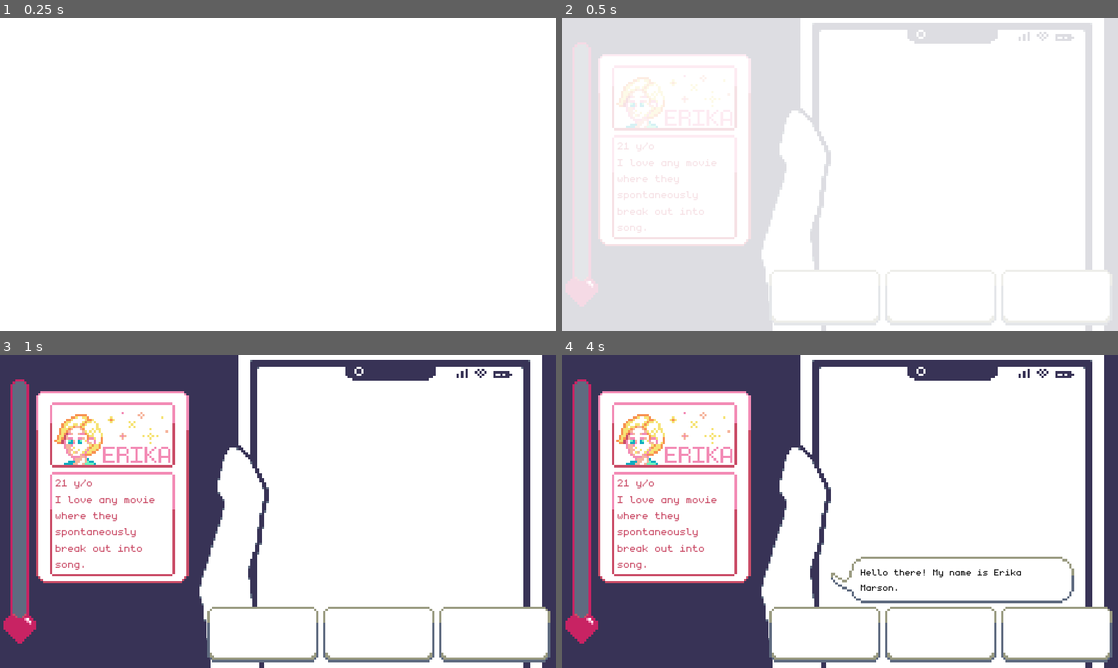
Above: before the commit, frames 1-4 (two rows, left to right).
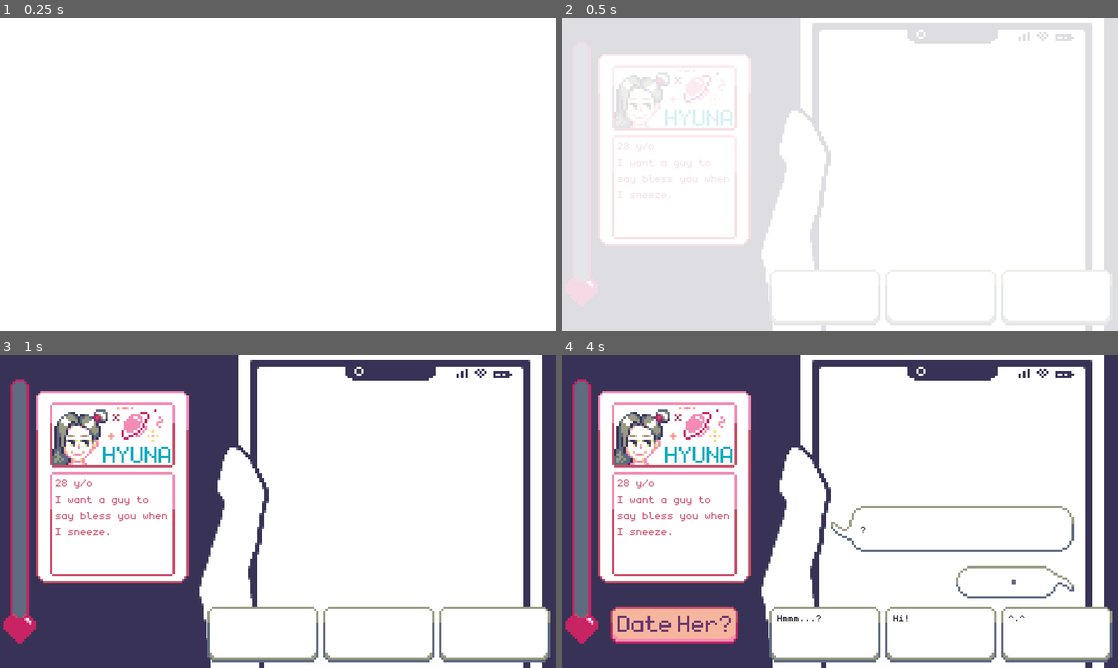
Above: after the commit, the same moments.

Repository: MaiGamesDev/PixelMate
Game: Godot game, scene res://Source/Chat/ChatRoom.tscn
The game is run twice, just before and just after one commit, with the same random seed, the same clock (stepped at 60 frames per second) and the same inputs. This scene is started directly instead of the project's main scene.
Inputs (mouse positions are in pixels of both pictures, inside the frame that each line leads up to):
- Up to frame 1 (0.25 s): no input
- Up to frame 2 (0.5 s): no input
- Up to frame 3 (1 s): tap Enter at 0.5 s; move the mouse to (400, 495) at 0.52 s; click (400, 495) at 0.67 s
- Up to frame 4 (4 s): tap Space at 1.25, 3.5 s; move the mouse to (728, 527) at 1.27 s; click (728, 527) at 1.42 s; move the mouse to (895, 442) at 2.02 s; click (895, 442) at 2.17 s; tap Enter at 2.75 s; move the mouse to (812, 574) at 2.77 s; click (812, 574) at 2.92 s; move the mouse to (1006, 558) at 3.52 s; click (1006, 558) at 3.67 s

Frame 1 is identical in both runs. In frame 2, 1.1% of the frame differs, in the area x 9-31%, y 17-69%; in frame 3, 2.5%; in frame 4, 7.3%, in the area x 8-93%, y 16-93%.

Commit message:
finish hyuna dialogue

Diff:
--- a/PM/Resource/Dialogues/erika_2.json
+++ b/PM/Resource/Dialogues/erika_2.json
@@ -5,7 +5,11 @@
 	"events": [
 		{
 			"character": "Erika",
-			"text": "Anyway, have you ever really hated your parents?\nLike, you don't want to see them ever again."
+			"text": "Anyways, have you ever really hated your parents?"
+		},
+		{
+			"character": "Erika",
+			"text": "Like, you don't want to see them ever again."
 		},
 		{
 			"character": "Player",
--- a/PM/Resource/Dialogues/erika_3.json
+++ b/PM/Resource/Dialogues/erika_3.json
@@ -5,7 +5,15 @@
 	"events": [
 		{
 			"character": "Erika",
-			"text": "My parents are really strict. The most terrifying thing is them trying to marry me with a stranger. They just said that he's the vice president of a famous  major company."
+			"text": "My parents are really strict."
+		},
+		{
+			"character": "Erika",
+			"text": "The most terrifying thing is them trying to marry me with a stranger."
+		},
+		{
+			"character": "Erika",
+			"text": "They just said that he's the vice president of a famous  major company."
 		},
 		{
 			"character": "Player",
@@ -29,7 +37,11 @@
 		},
 		{
 			"character": "Erika",
-			"text": "Uhhh, I don't really know him."
+			"text": "Uhhh"
+		},
+		{
+			"character": "Erika",
+			"text": "I don't really know him."
 		},
 		{
 			"character": "Erika",
@@ -37,7 +49,11 @@
 		},
 		{
 			"character": "Erika",
-			"text": "That's why I installed this app! To find a nice man, also someone my parents will like... I hope so. By the way, why did you install this app?"
+			"text": "That's why I installed this app! To find a nice man, also someone my parents will like... I hope so."
+		},
+		{
+			"character": "Erika",
+			"text": "By the way, why did you install this app?"
 		},
 		{
 			"character": "Player",
--- a/PM/Resource/Dialogues/erika_4.json
+++ b/PM/Resource/Dialogues/erika_4.json
@@ -5,7 +5,11 @@
 	"events": [
 		{
 			"character": "Erika",
-			"text": "That's why I installed this app! To find a nice man, also someone my parents will like... I hope so. By the way, why did you install this app?"
+			"text": "That's why I installed this app! To find a nice man, also someone my parents will like... I hope so."
+		},
+		{
+			"character": "Erika",
+			"text": "By the way, why did you install this app?"
 		},
 		{
 			"character": "Player",
--- a/PM/Resource/Dialogues/erika_4_1.json
+++ b/PM/Resource/Dialogues/erika_4_1.json
@@ -9,7 +9,11 @@
 		},
 		{
 			"character": "Erika",
-			"text": "It was nice talking with you! Do you have anything more to say to me?"
+			"text": "It was nice talking with you!"
+		},
+		{
+			"character": "Erika",
+			"text": "Do you have anything more to say to me?"
 		},
 		{
 			"character": "End"
--- a/PM/Resource/Dialogues/erika_4_2.json
+++ b/PM/Resource/Dialogues/erika_4_2.json
@@ -9,7 +9,11 @@
 		},
 		{
 			"character": "Erika",
-			"text": "It was nice talking with you! Do you have anything more to say to me?"
+			"text": "It was nice talking with you!"
+		},
+		{
+			"character": "Erika",
+			"text": "Do you have anything more to say to me?"
 		},
 		{
 			"character": "End"
--- a/PM/Resource/Dialogues/erika_start.json
+++ b/PM/Resource/Dialogues/erika_start.json
@@ -5,7 +5,11 @@
 	"events": [
 		{
 			"character": "Erika",
-			"text": "Hello there! My name is Erika Marson."
+			"text": "Hello there!"
+		},
+		{
+			"character": "Erika",
+			"text": "My name is Erika Marson, and I am 21 years-old!"
 		},
 		{
 			"character": "Player",
@@ -53,11 +57,19 @@
 		},
 		{
 			"character": "Erika",
-			"text": "Oh… sorry about that.. please forgive me. ;-;"
+			"text": "Oh... sorry about that.."
 		},
 		{
 			"character": "Erika",
-			"text": "Anyway, have you ever really hated your parents?\nLike, you don't want to see them ever again."
+			"text": "Please forgive me. ;-;"
+		},
+		{
+			"character": "Erika",
+			"text": "Anyways, have you ever really hated your parents?"
+		},
+		{
+			"character": "Erika",
+			"text": "Like, you don't want to see them ever again."
 		},
 		{
 			"character": "Player",
--- /dev/null
+++ b/PM/Resource/Dialogues/hyuna_11.json
@@ -0,0 +1,67 @@
+{
+	"metadata": {
+		"name": "hyuna_11"
+	},
+	"events": [
+		{
+			"character": "Hyuna",
+			"text": "I'm a Scorpio!"
+		},
+		{
+			"character": "Hyuna",
+			"text": "Do you know Scorpio's date?"
+		},
+		{
+			"character": "Player",
+			"choices": [
+				{
+					"text": "November 22 to December 21",
+					"next": "pass",
+					"affection": 0
+				},
+				{
+					"text": "October 24 to November 21",
+					"next": "hyuna_12",
+					"affection": 10
+				},
+				{
+					"text": "June 22 to July 22",
+					"next": "pass",
+					"affection": 0
+				}
+			]
+		},
+		{
+			"character": "Hyuna",
+			"text": "Not quite right! But it's okay!"
+		},
+		{
+			"character": "Hyuna",
+			"text": "Ok... a harder question!"
+		},
+		{
+			"character": "Hyuna",
+			"text": "Can you name a sign that belongs to the Air element?"
+		},
+		{
+			"character": "Player",
+			"choices": [
+				{
+					"text": "Libra",
+					"next": "hyuna_15",
+					"affection": 10
+				},
+				{
+					"text": "Scorpio",
+					"next": "hyuna_16",
+					"affection": 0
+				},
+				{
+					"text": "Virgo",
+					"next": "hyuna_16",
+					"affection": 0
+				}
+			]
+		}
+	]
+}
--- /dev/null
+++ b/PM/Resource/Dialogues/hyuna_12.json
@@ -0,0 +1,39 @@
+{
+	"metadata": {
+		"name": "hyuna_12"
+	},
+	"events": [
+		{
+			"character": "Hyuna",
+			"text": "Very nice! You pass the easy question!"
+		},
+		{
+			"character": "Hyuna",
+			"text": "Ok... a harder question!"
+		},
+		{
+			"character": "Hyuna",
+			"text": "Can you name a sign that belongs to the Air element?"
+		},
+		{
+			"character": "Player",
+			"choices": [
+				{
+					"text": "Libra",
+					"next": "hyuna_15",
+					"affection": 10
+				},
+				{
+					"text": "Scorpio",
+					"next": "hyuna_16",
+					"affection": 0
+				},
+				{
+					"text": "Virgo",
+					"next": "hyuna_16",
+					"affection": 0
+				}
+			]
+		}
+	]
+}
--- /dev/null
+++ b/PM/Resource/Dialogues/hyuna_15.json
@@ -0,0 +1,39 @@
+{
+	"metadata": {
+		"name": "hyuna_15"
+	},
+	"events": [
+		{
+			"character": "Hyuna",
+			"text": "I knew it! You're very knowledgeable!"
+		},
+		{
+			"character": "Hyuna",
+			"text": "Ok! Last one!"
+		},
+		{
+			"character": "Hyuna",
+			"text": "What is your zodiac sign?"
+		},
+		{
+			"character": "Player",
+			"choices": [
+				{
+					"text": "Pisces",
+					"next": "hyuna_18",
+					"affection": 10
+				},
+				{
+					"text": "Libra",
+					"next": "hyuna_19",
+					"affection": 0
+				},
+				{
+					"text": "Taurus",
+					"next": "hyuna_18",
+					"affection": 16
+				}
+			]
+		}
+	]
+}
--- /dev/null
+++ b/PM/Resource/Dialogues/hyuna_16.json
@@ -0,0 +1,39 @@
+{
+	"metadata": {
+		"name": "hyuna_16"
+	},
+	"events": [
+		{
+			"character": "Hyuna",
+			"text": "Wrong! But no problem, that one is hard"
+		},
+		{
+			"character": "Hyuna",
+			"text": "Ok! Last one!"
+		},
+		{
+			"character": "Hyuna",
+			"text": "What is your zodiac sign?"
+		},
+		{
+			"character": "Player",
+			"choices": [
+				{
+					"text": "Pisces",
+					"next": "hyuna_18",
+					"affection": 10
+				},
+				{
+					"text": "Libra",
+					"next": "hyuna_19",
+					"affection": 0
+				},
+				{
+					"text": "Taurus",
+					"next": "hyuna_18",
+					"affection": 16
+				}
+			]
+		}
+	]
+}
--- /dev/null
+++ b/PM/Resource/Dialogues/hyuna_18.json
@@ -0,0 +1,17 @@
+{
+	"metadata": {
+		"name": "hyuna_18"
+	},
+	"events": [
+		{
+			"character": "Hyuna",
+			"text": "I knew it! You're compatible with me"
+		},{
+			"character": "Hyuna",
+			"text": "?! I meant our zodiac sign!"
+		},
+		{
+			"character": "End"
+		}
+	]
+}
--- /dev/null
+++ b/PM/Resource/Dialogues/hyuna_19.json
@@ -0,0 +1,14 @@
+{
+	"metadata": {
+		"name": "hyuna_19"
+	},
+	"events": [
+		{
+			"character": "Hyuna",
+			"text": "Haha! You're a weird guy!"
+		},
+		{
+			"character": "End"
+		}
+	]
+}
--- /dev/null
+++ b/PM/Resource/Dialogues/hyuna_4.json
@@ -0,0 +1,55 @@
+{
+	"metadata": {
+		"name": "hyuna_4"
+	},
+	"events": [
+		{
+			"character": "Hyuna",
+			"text": "How are you staying busy during these times?"
+		},
+		{
+			"character": "Player",
+			"choices": [
+				{
+					"text": "I'm picking up all sorts of weird hobbies",
+					"next": "pass",
+					"affection": 5
+				},
+				{
+					"text": "I mainly help my parents. What about you?",
+					"next": "hyuna_8",
+					"affection": 0
+				},
+				{
+					"text": "(-.-) zzz",
+					"next": "hyuna_8",
+					"affection": -5
+				}
+			]
+		},
+		{
+			"character": "Hyuna",
+			"text": "Haha... Weird Hobbies? I guess I did too."
+		},
+		{
+			"character": "Player",
+			"choices": [
+				{
+					"text": "Yes I learnt gardening during these times",
+					"next": "hyuna_8",
+					"affection": 5
+				},
+				{
+					"text": "Yes I played too much video games",
+					"next": "hyuna_8",
+					"affection": -5
+				},
+				{
+					"text": "Yes I read a lot of books about Astrophysics",
+					"next": "hyuna_8",
+					"affection": 10
+				}
+			]
+		}
+	]
+}
--- /dev/null
+++ b/PM/Resource/Dialogues/hyuna_8.json
@@ -0,0 +1,63 @@
+{
+	"metadata": {
+		"name": "hyuna_8"
+	},
+	"events": [
+		{
+			"character": "Hyuna",
+			"text": "Anyway, do you believe in horoscopes?"
+		},
+		{
+			"character": "Player",
+			"choices": [
+				{
+					"text": "Yes!",
+					"next": "pass",
+					"affection": 10
+				},
+				{
+					"text": "No!",
+					"next": "hyuna_9",
+					"affection": 5
+				},
+				{
+					"text": "Err... kind of I guess?",
+					"next": "hyuna_9",
+					"affection": -5
+				}
+			]
+		},
+		{
+			"character": "Hyuna",
+			"text": "Great! I knew it"
+		},
+		{
+			"character": "Hyuna",
+			"text": "You're someone who I can talk to!"
+		},
+		{
+			"character": "Hyuna",
+			"text": "Let me quiz you about horoscopes then!"
+		},
+		{
+			"character": "Player",
+			"choices": [
+				{
+					"text": "Of course!",
+					"next": "hyuna_11",
+					"affection": 5
+				},
+				{
+					"text": "I would love to know more about you!",
+					"next": "hyuna_11",
+					"affection": 0
+				},
+				{
+					"text": "\\(^o^)/",
+					"next": "hyuna_11",
+					"affection": 10
+				}
+			]
+		}
+	]
+}
--- /dev/null
+++ b/PM/Resource/Dialogues/hyuna_9.json
@@ -0,0 +1,43 @@
+{
+	"metadata": {
+		"name": "hyuna_9"
+	},
+	"events": [
+		{
+			"character": "Hyuna",
+			"text": "Haha I do love Horoscopes..."
+		},
+		{
+			"character": "Hyuna",
+			"text": "I know it's superficial"
+		},
+		{
+			"character": "Hyuna",
+			"text": "But it sometimes gives great advice!"
+		},
+		{
+			"character": "Hyuna",
+			"text": "Let me teach you a bit about it!"
+		},
+		{
+			"character": "Player",
+			"choices": [
+				{
+					"text": "Of course! I'd love to hear about it",
+					"next": "hyuna_11",
+					"affection": 5
+				},
+				{
+					"text": "Ok",
+					"next": "hyuna_11",
+					"affection": -5
+				},
+				{
+					"text": "\\(^o^)/",
+					"next": "hyuna_11",
+					"affection": 10
+				}
+			]
+		}
+	]
+}
--- a/PM/Resource/Dialogues/hyuna_start.json
+++ b/PM/Resource/Dialogues/hyuna_start.json
@@ -1,11 +1,139 @@
 {
 	"metadata": {
-		"name": "hyuna"
+		"name": "hyuna_start"
 	},
 	"events": [
 		{
 			"character": "Hyuna",
-			"text": "Hyuna"
+			"text": "?"
+		},
+		{
+			"character": "Player",
+			"choices": [
+				{
+					"text": "Hmmm...?",
+					"next": "pass",
+					"affection": 5
+				},
+				{
+					"text": "Hi!",
+					"next": "pass",
+					"affection": 0
+				},
+				{
+					"text": "^.^",
+					"next": "pass",
+					"affection": 5
+				}
+			]
+		},
+		{
+			"character": "Hyuna",
+			"text": "Hi?..."
+		},
+		{
+			"character": "Player",
+			"choices": [
+				{
+					"text": "Hi!",
+					"next": "pass",
+					"affection": 0
+				},
+				{
+					"text": "I'm just a stranger. What about you?",
+					"next": "pass",
+					"affection": 0
+				},
+				{
+					"text": "(- o -)/",
+					"next": "pass",
+					"affection": 5
+				}
+			]
+		},
+		{
+			"character": "Hyuna",
+			"text": "I guess you already know my name..."
+		},
+		{
+			"character": "Hyuna",
+			"text": "I never remember I have this App."
+		},
+		{
+			"character": "Player",
+			"choices": [
+				{
+					"text": "Me too!",
+					"next": "hyuna_4",
+					"affection": 5
+				},
+				{
+					"text": "You must be forgetful!",
+					"next": "pass",
+					"affection": -5
+				},
+				{
+					"text": "Did you remember something strange that happened?",
+					"next": "pass",
+					"affection": 10
+				}
+			]
+		},
+		{
+			"character": "Hyuna",
+			"text": "I remember my phone made this strange sound."
+		},
+		{
+			"character": "Hyuna",
+			"text": "Did an alien contact me (O.O)?"
+		},
+		{
+			"character": "Player",
+			"choices": [
+				{
+					"text": "Maybe...",
+					"next": "pass",
+					"affection": 0
+				},
+				{
+					"text": "Alien ?!!",
+					"next": "pass",
+					"affection": 5
+				},
+				{
+					"text": "Me too! A loud sound just appears out of nowhere",
+					"next": "hyuna_4",
+					"affection": 5
+				}
+			]
+		},
+		{
+			"character": "Hyuna",
+			"text": "Hehe.. I'm just joking!"
+		},
+		{
+			"character": "Hyuna",
+			"text": "Or... is it you that hacked my phone?! (O.O)"
+		},
+		{
+			"character": "Player",
+			"choices": [
+				{
+					"text": "Haha... I'd like to if I can",
+					"next": "hyuna_8",
+					"affection": 5
+				},
+				{
+					"text": "No! Of course not!",
+					"next": "hyuna_8",
+					"affection": -10
+				},
+				{
+					"text": "Haha... how did you know!",
+					"next": "hyuna_8",
+					"affection": 5
+				}
+			]
 		}
 	]
 }
--- a/PM/Resource/Dialogues/minnie_start.json
+++ b/PM/Resource/Dialogues/minnie_start.json
@@ -5,7 +5,11 @@
 	"events": [
 		{
 			"character": "Minnie",
-			"text": "Sigh... have you got any idea what this Application is?\nSuddenly my phone just installed this strange app."
+			"text": "Sigh... have you got any idea what this Application is?"
+		},
+		{
+			"character": "Minnie",
+			"text": "Suddenly my phone just installed this strange app."
 		},
 		{
 			"character": "Player",
--- a/PM/Source/Battle/BattleScene.tscn
+++ b/PM/Source/Battle/BattleScene.tscn
@@ -291,6 +291,7 @@
 
 [node name="BattleScene" type="Node"]
 script = ExtResource( 15 )
+girl_base_damage = 20
 flirt_texts = [ "You try to Flirt. You tell her, \"I hope you know CPR, because you just took my breath away!\"", "You  …(344 unchanged characters)…
 listen_texts = [ "You offer your ear for her." ]
 humour_texts = [ "You make a joke. You tell her, \"If you were a vegetable, you’d be a 'cute-cumber.'\"", "You make a j …(1155 unchanged characters)…
--- a/PM/Source/Chat/ChatSystem.gd
+++ b/PM/Source/Chat/ChatSystem.gd
@@ -75,8 +75,7 @@
 			current_dialogue = dialogues["events"][current_index]["text"]
 
 			if skip_line == 0:
-				timer.start(current_dialogue.length() * 0.05)
-				yield(timer, "timeout")
+				yield(wait(current_dialogue.length() * 0.05), "completed")
 
 			chat_object.update_text(current_dialogue, skip_line)
 
@@ -142,6 +141,13 @@
 func next_scene():
 	get_tree().change_scene(next_scene_path)
 
+func wait(time):
+	if time < 1:
+		time = 1
+
+	timer.start(time)
+	yield(timer, "timeout")
+
 func _on_DateButton_pressed() -> void:
 	disable_buttons()
 
@@ -155,34 +161,34 @@
 	timer.start(1)
 	yield(timer, "timeout")
 
-	var chat_object = chat_scene.instance()
-	chat_object.init(girl_portrait)
-	chat_area.add_child(chat_object)
-	update_scroll()
-
 	var dating
+	var index = 0
 	if current_affection < GameManager.get_girl_affection():
 		dating = false
-		current_dialogue = GameManager.get_girl_fail()
+		current_dialogue = GameManager.get_girl_fail(index)
 	else:
 		dating = true
-		current_dialogue = GameManager.get_girl_success()
-
-	timer.start(current_dialogue.length() * 0.05)
-	yield(timer, "timeout")
-
-	skip_line = 0
-	chat_object.update_text(current_dialogue, skip_line)
-
-	while not chat_object.is_shown_all():
-		skip_line += chat_object.get_max_line()
-
-		chat_object = chat_scene.instance()
+		current_dialogue = GameManager.get_girl_success(index)
+
+	var dialogue = current_dialogue
+	while not dialogue == "":
+		current_dialogue = dialogue
+
+		var chat_object = chat_scene.instance()
 		chat_object.init(girl_portrait)
 		chat_area.add_child(chat_object)
 		update_scroll()
 
-		chat_object.update_text(current_dialogue, skip_line)
+		timer.start(current_dialogue.length() * 0.08)
+		yield(timer, "timeout")
+
+		chat_object.update_text(current_dialogue)
+
+		index += 1
+		if dating:
+			dialogue = GameManager.get_girl_success(index)
+		else:
+			dialogue = GameManager.get_girl_fail(index)
 
 	timer.start(current_dialogue.length() * 0.08)
 	yield(timer, "timeout")
--- a/PM/Source/Main/GameManager.gd
+++ b/PM/Source/Main/GameManager.gd
@@ -25,7 +25,7 @@
 export(String, MULTILINE) var listen_text
 export(String, MULTILINE) var ignore_text
 
-var selected_girl = GIRL.ERIKA
+var selected_girl = GIRL.HYUNA
 var rng = RandomNumberGenerator.new()
 
 var girls
@@ -70,11 +70,15 @@
 func get_girl_description() -> int:
 	return get_description(selected_girl)
 
-func get_girl_success() -> String:
-	return girls[selected_girl].date_success
+func get_girl_success(index) -> String:
+	if index < girls[selected_girl].date_success.size():
+		return girls[selected_girl].date_success[index]
+	return ""
 
-func get_girl_fail() -> String:
-	return girls[selected_girl].date_fail
+func get_girl_fail(index) -> String:
+	if index < girls[selected_girl].date_fail.size():
+		return girls[selected_girl].date_fail[index]
+	return ""
 
 func get_girl_affection() -> int:
 	return girls[selected_girl].affection_threshold
--- a/PM/Source/Main/GameManager.tscn
+++ b/PM/Source/Main/GameManager.tscn
@@ -28,8 +28,8 @@
 portrait_texture = ExtResource( 5 )
 sprite_texture = ExtResource( 8 )
 affection_threshold = 50
-date_success = "Sure, I think you're a good person! I really want to meet you~"
-date_fail = "Thanks for inviting me. But sorry, I am too busy to meet someone for now. It is nice meeting you!"
+date_success = [ "Sure, I think you're good person!", "I really want to meet you~" ]
+date_fail = [ "Thanks for inviting me.", "But sorry, I am too busy to meet someone for now.", "It is nice meeting you!" ]
 effective_move = 1
 flirt_texts = [ "Erika is shy from your words.", "Erika is touched by your words!", "Erika doesn't know what to say for your flirt." ]
 listen_texts = [ "Erika tells you a bit of her worry about her parents.", "Erika thinks you are a really nice man.", "Erika doesn't tell you much." ]
@@ -45,8 +45,8 @@
 portrait_texture = ExtResource( 6 )
 sprite_texture = ExtResource( 10 )
 affection_threshold = 80
-date_success = "HUH?!! You do really want to see me painting! I guess, I'd love to see you too! Let's meet up at my place."
-date_fail = "I guess I want to know you better."
+date_success = [ "HUH?!! You do really want to see me painting! I guess, I'd love to see you too! Let's meet up at my place." ]
+date_fail = [ "I guess I want to know you better first." ]
 not_effective_move = 2
 flirt_texts = [ "Minnie is comfortable with your flirt.", "Minnie loves it!", "Minnie steps away from you." ]
 listen_texts = [ "Minnie likes your company.", "Minnie tells you her worry about the world.", "Minnie is a bit reluctant to tell you." ]
@@ -61,6 +61,9 @@
 card_texture = ExtResource( 3 )
 portrait_texture = ExtResource( 7 )
 sprite_texture = ExtResource( 9 )
+affection_threshold = 65
+date_success = [ "HUH?!! You want to test if our stars are aligned?", "I mean I wouldn't mind it…", "Today is Valentine's too…", "Let's have a date together!" ]
+date_fail = [ "I guess I'm not looking for a date today.", "It's better for us to not meet. Bye!" ]
 effective_move = 2
 not_effective_move = 1
 flirt_texts = [ "Hyuna blushes a bit.", "Hyuna thinks you are romantic!", "Hyuna thinks you act too close." ]
--- a/PM/Source/Main/Girl.gd
+++ b/PM/Source/Main/Girl.gd
@@ -15,8 +15,8 @@
 export(Texture) var sprite_texture
 
 export(int, 100) var affection_threshold
-export(String, MULTILINE) var date_success
-export(String, MULTILINE) var date_fail
+export(Array, String, MULTILINE) var date_success
+export(Array, String, MULTILINE) var date_fail
 
 export(MOVE) var effective_move
 export(MOVE) var not_effective_move
--- a/PM/Source/Main/LevelSelect.tscn
+++ b/PM/Source/Main/LevelSelect.tscn
@@ -253,13 +253,14 @@
 
 [node name="BackGround" type="AnimatedSprite" parent="."]
 frames = SubResource( 17 )
-frame = 12
+frame = 1
 playing = true
 centered = false
 
 [node name="SelectTitle" type="AnimatedSprite" parent="."]
 position = Vector2( 240, 36 )
 frames = SubResource( 39 )
+frame = 5
 playing = true
 
 [node name="AnimationPlayer" type="AnimationPlayer" parent="."]
--- a/PM/Source/Main/WinningScene.tscn
+++ b/PM/Source/Main/WinningScene.tscn
@@ -276,6 +276,10 @@
 "_edit_use_anchors_": false
 }
 
+[node name="Texture" type="TextureRect" parent="MainMenu"]
+margin_right = 40.0
+margin_bottom = 40.0
+
 [node name="Sound" type="AudioStreamPlayer" parent="."]
 stream = ExtResource( 14 )
 
